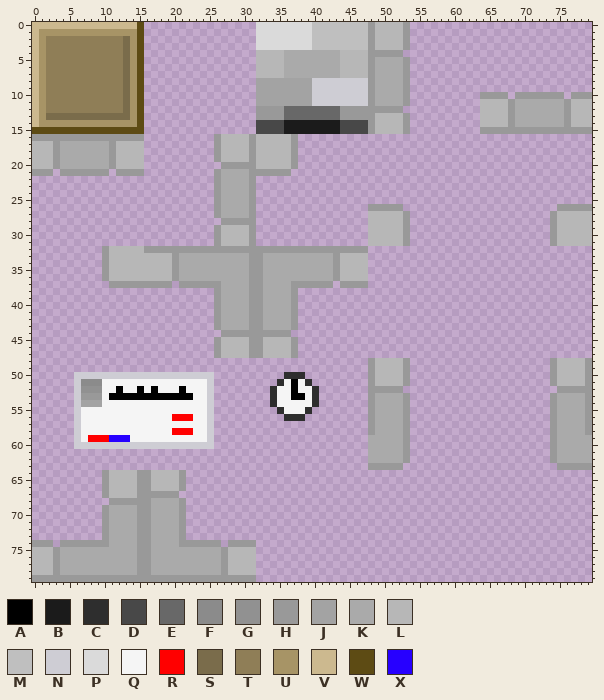
Sprite sheet -- Art/Neu/Tile-sheet-Seminarraum.png. The picture above is the old version.
The file is 80x80 pixels. Colours within 5 levels of each other are drawn and written as one.
Palette (. is transparent): A #000000  B #1b1b1b  C #2e2e2e  D #484848  E #686868  F #8b8b8b  G #919191  H #999999  J #a3a3a3  K #aaaaaa  L #b7b7b7  M #bfbfbf  N #cecdd4  P #dadada  Q #f5f5f5  R #ff0000  S #7a6c4b  T #8f7e57  U #a79466  V #ccb98f  W #5d4b14  X #2700ff
Pixels before (only the part around the change), first column x 0:
 0 VVVVVVVVVVVVVVVW..........
 1 VUUUUUUUUUUUUUUW..........
 2 VUTTTTTTTTTTTSUW..........
 3 VUTTTTTTTTTTTSUW..........
 4 VUTTTTTTTTTTTSUW..........
 5 VUTTTTTTTTTTTSUW..........
 6 VUTTTTTTTTTTTSUW..........
 7 VUTTTTTTTTTTTSUW..........
 8 VUTTTTTTTTTTTSUW..........
 9 VUTTTTTTTTTTTSUW..........
10 VUTTTTTTTTTTTSUW..........
11 VUTTTTTTTTTTTSUW..........
12 VUTTTTTTTTTTTSUW..........
13 VUSSSSSSSSSSSSUW..........
14 VUUUUUUUUUUUUUUW..........
15 WWWWWWWWWWWWWWWW..........
16 HHHHHHHHHHHHHHHH..........
17 LLLHKKKKKKKHLLLL..........
18 LLLHKKKKKKKHLLLL..........
19 LLLHKKKKKKKHLLLL..........
20 LLLHKKKKKKKHLLLL..........
21 HHH.HHHHHHH.HHHH..........
22 ..........................
23 ..........................
24 ..........................
25 ..........................
And afterwards:
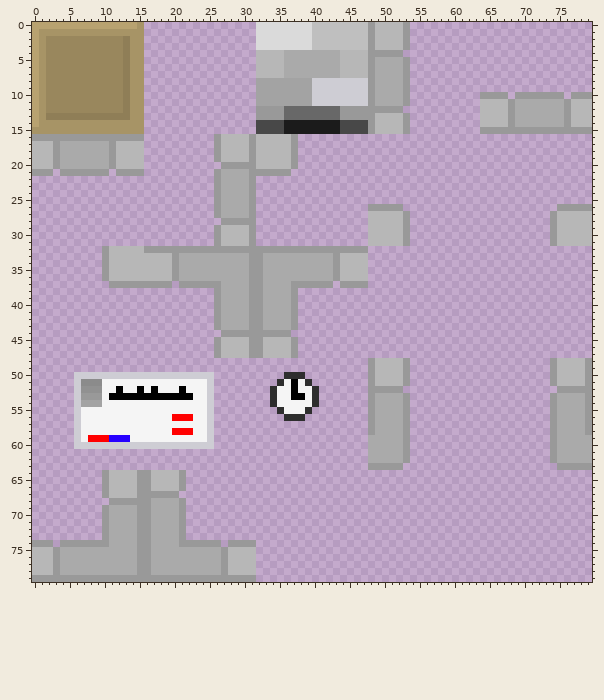
Diff:
colour S: #7a6c4b -> #8f7e57
colour T: #8f7e57 -> #99875d
colour V: #ccb98f -> #b8a270
Changed rows in their new state; - is a pixel that keeps its letter.
first column x 0:
 0 ---------------U
 1 ---------------U
 2 ---------------U
 3 ---------------U
 4 ---------------U
 5 ---------------U
 6 ---------------U
 7 ---------------U
 8 ---------------U
 9 ---------------U
10 ---------------U
11 ---------------U
12 ---------------U
13 ---------------U
14 ---------------U
15 UUUUUUUUUUUUUUUU
